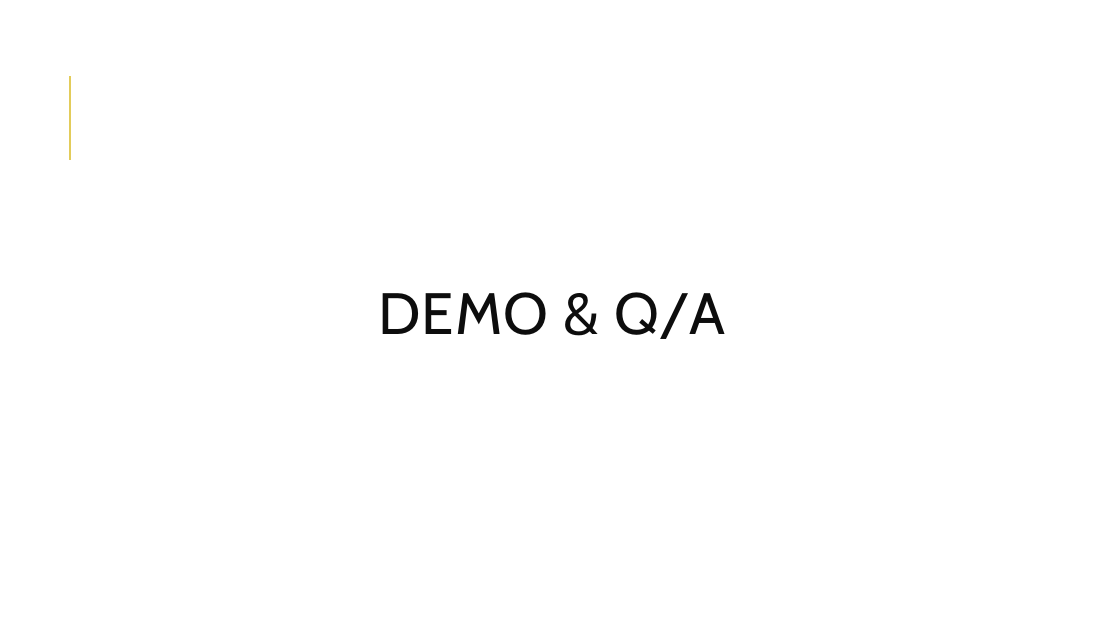
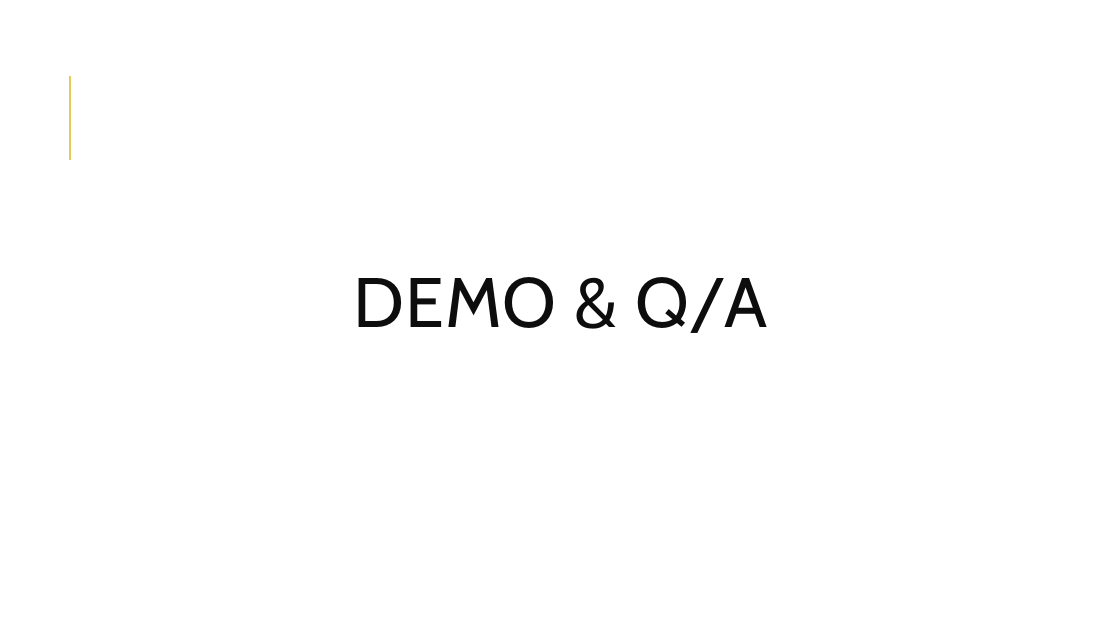
Before and after one commit to bogas04/MVP-Generator, a slide deck: slide 40 of docs/Final/Presentation.pptx (slide 28 before the commit). Drawn at 1120x630 pixels with LibreOffice and Linux fonts; fonts in the diff are those of the drawing. Boxes give left, top, right and bottom in pixels: in the first picture for what was removed or moved away, otherwise in the second. Text is boxed around its words. In the diff, an @@ line names an element or a change of style, - is before the commit and + after.

```diff
--- a/docs/Final/Presentation.pptx
+++ b/docs/Final/Presentation.pptx
@@ title "DEMO & Q/A": place and size @@
-title "DEMO & Q/A" at box(378, 292, 725, 339)
+title "DEMO & Q/A" at box(354, 277, 767, 333)
@@ title "DEMO & Q/A" at box(354, 277, 767, 333): size 50 to 60 pt @@
```
Also in this commit, not shown: 11 other slides changed, 16 slides added, 7 slides removed.
